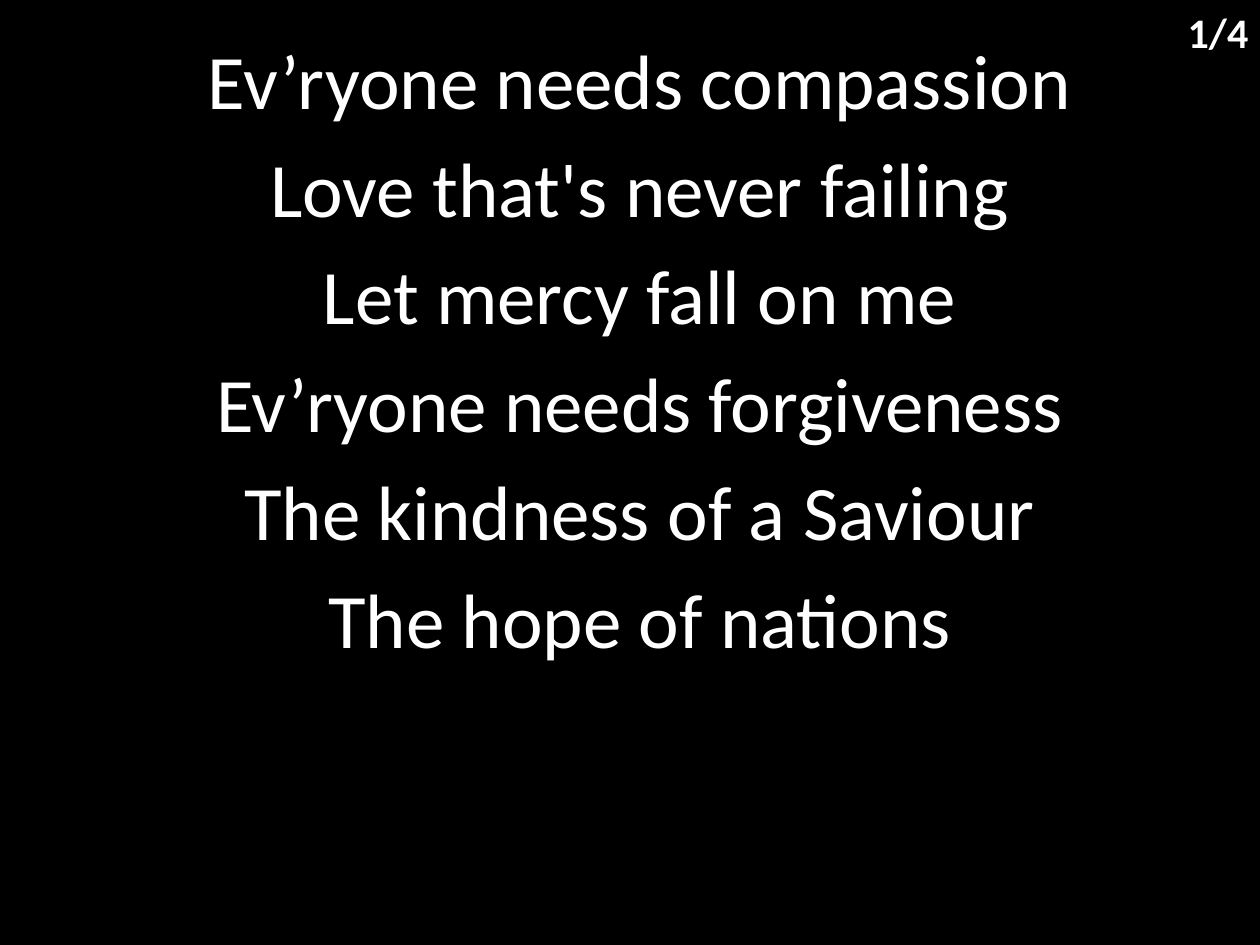
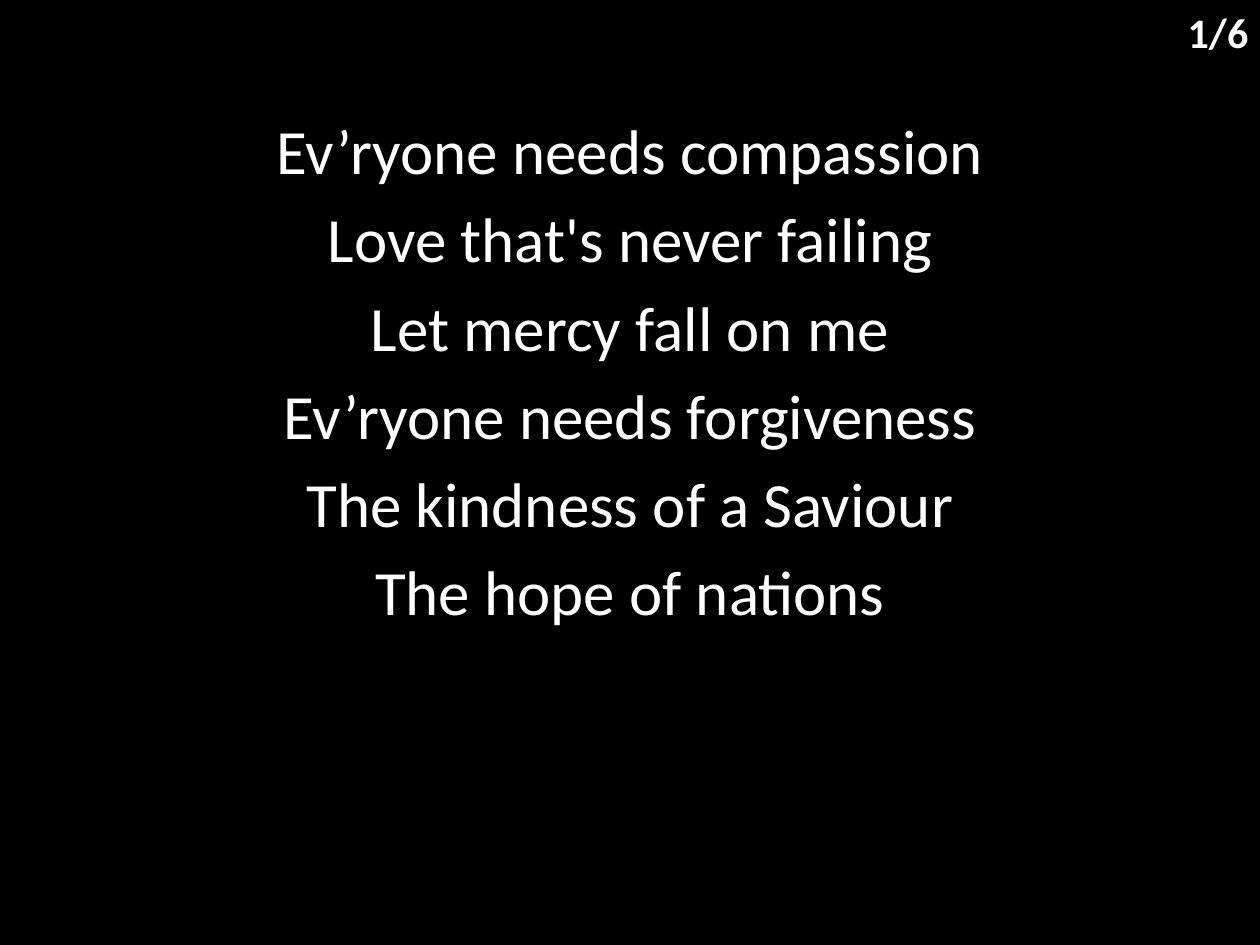
Before and after one commit to hoo-are-ya/worship, a slide deck: slide 2 of docs/songs/mighty to save.pptx. Drawn at 1260x945 pixels with LibreOffice and Linux fonts; fonts in the diff are those of the drawing. Boxes give left, top, right and bottom in pixels: in the first picture for what was removed or moved away, otherwise in the second. Text is boxed around its words. In the diff, an @@ line names an element or a change of style, - is before the commit and + after.

```diff
--- a/docs/songs/mighty to save.pptx
+++ b/docs/songs/mighty to save.pptx
@@ text at (1188, 18, 1249, 50): text changed @@
-1/4
+1/6
@@ subtitle "Ev’ryone needs compassion": place and size @@
-subtitle "Ev’ryone needs compassion" at (208, 55, 1071, 661)
+subtitle "Ev’ryone needs compassion" at (277, 129, 983, 625)
@@ subtitle "Ev’ryone needs compassion" at (277, 129, 983, 625): size 44 to 36 pt; less space between paragraphs @@
```
Also in this commit, not shown: 3 other slides changed, 2 slides added, 7 other files.
